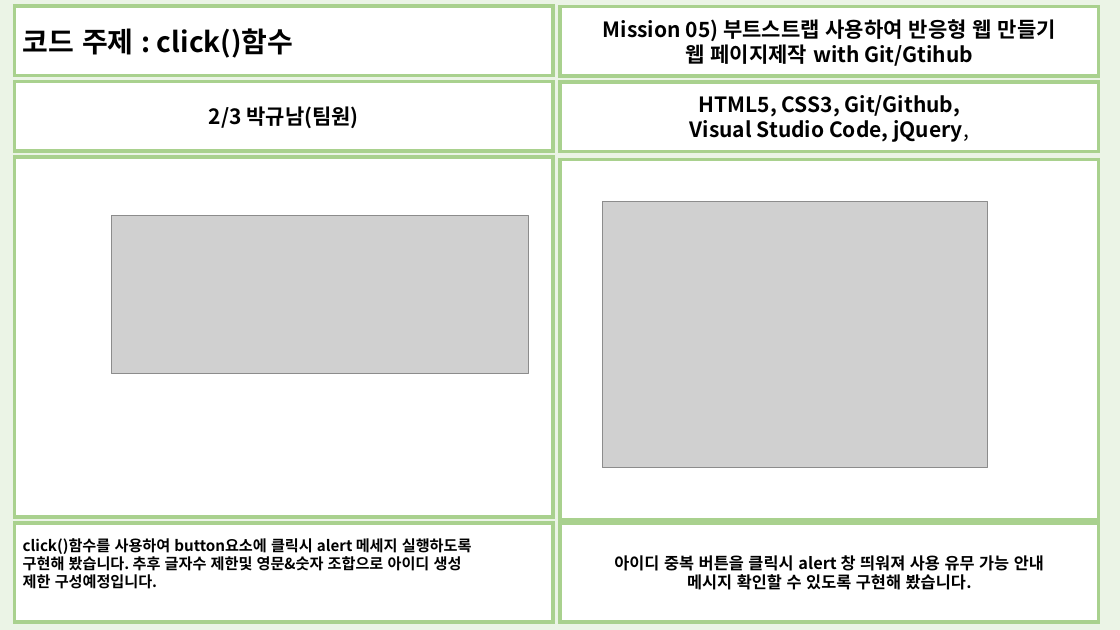
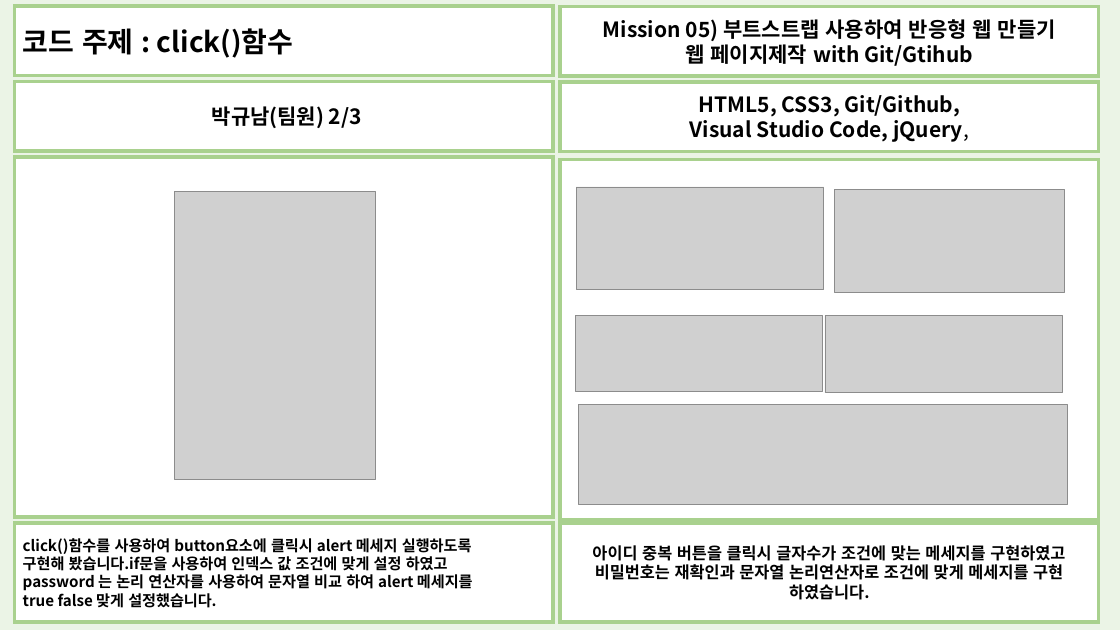
Before and after one commit to qufdbsk/Mission06_Study4Team, a slide deck: slide 4 of Mission04_Study06_gyunam.pptx. Drawn at 1120x630 pixels with LibreOffice and Linux fonts; fonts in the diff are those of the drawing; grey boxes stand for pictures. Boxes give left, top, right and bottom in pixels: in the first picture for what was removed or moved away, otherwise in the second. Text is boxed around its words. In the diff, an @@ line names an element or a change of style, - is before the commit and + after.

```diff
--- a/Mission04_Study06_gyunam.pptx
+++ b/Mission04_Study06_gyunam.pptx
@@ text in rectangle at (x1=212, y1=106, x2=362, y2=128): text changed @@
-2/3 박규남(팀원)
+박규남(팀원) 2/3
@@ picture added at (x1=174, y1=192, x2=376, y2=479) @@
@@ picture added at (x1=576, y1=187, x2=824, y2=290) @@
@@ picture removed at (x1=602, y1=201, x2=988, y2=468) @@
@@ picture added at (x1=834, y1=190, x2=1065, y2=292) @@
@@ picture removed at (x1=111, y1=216, x2=528, y2=374) @@
@@ picture added at (x1=576, y1=315, x2=823, y2=392) @@
@@ picture added at (x1=825, y1=315, x2=1062, y2=393) @@
@@ picture added at (x1=579, y1=405, x2=1067, y2=505) @@
@@ text in rectangle at (x1=23, y1=556, x2=473, y2=608): text changed @@
-구현해 봤습니다. 추후 글자수 제한및 영문&숫자 조합으로 아이디 생성
-제한 구성예정입니다.
+구현해 봤습니다.if문을 사용하여 인덱스 값 조건에 맞게 설정 하였고
+password 는 논리 연산자를 사용하여 문자열 비교 하여 alert 메세지를
+true false 맞게 설정했습니다.
@@ text in rectangle at (x1=592, y1=545, x2=1065, y2=600): text changed @@
-아이디 중복 버튼을 클릭시 alert 창 띄워져 사용 유무 가능 안내
-메시지 확인할 수 있도록 구현해 봤습니다.
+아이디 중복 버튼을 클릭시 글자수가 조건에 맞는 메세지를 구현하였고
+비밀번호는 재확인과 문자열 논리연산자로 조건에 맞게 메세지를 구현
+하였습니다.
```
Also in this commit, not shown: 2 other slides changed, 20 other files.
